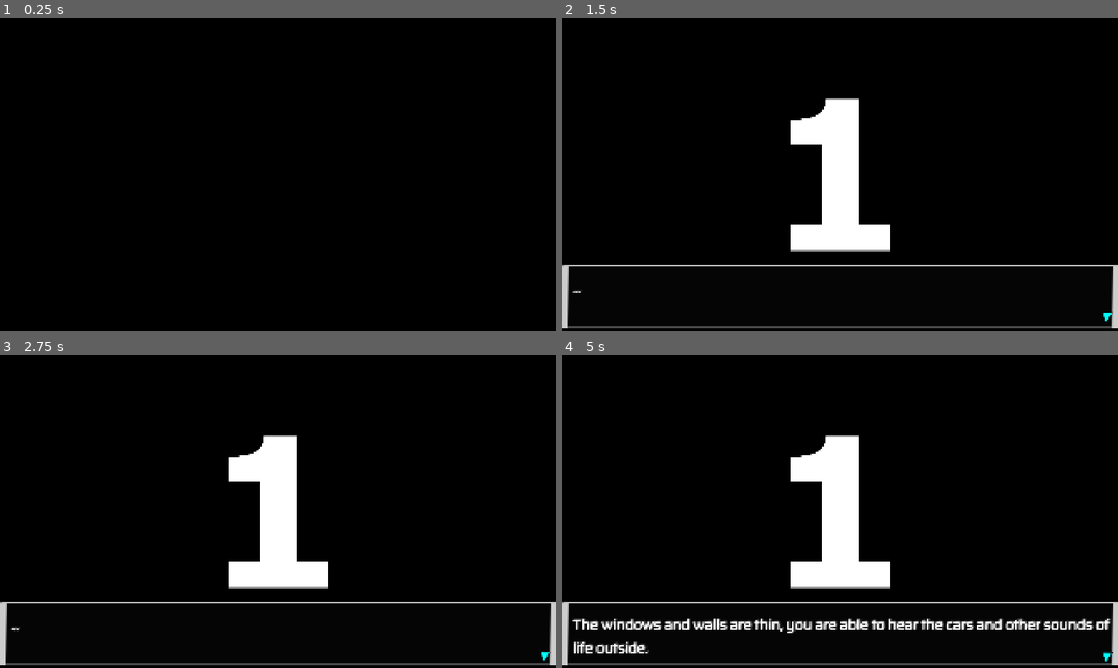
Above: before the commit, frames 1-4 (two rows, left to right).
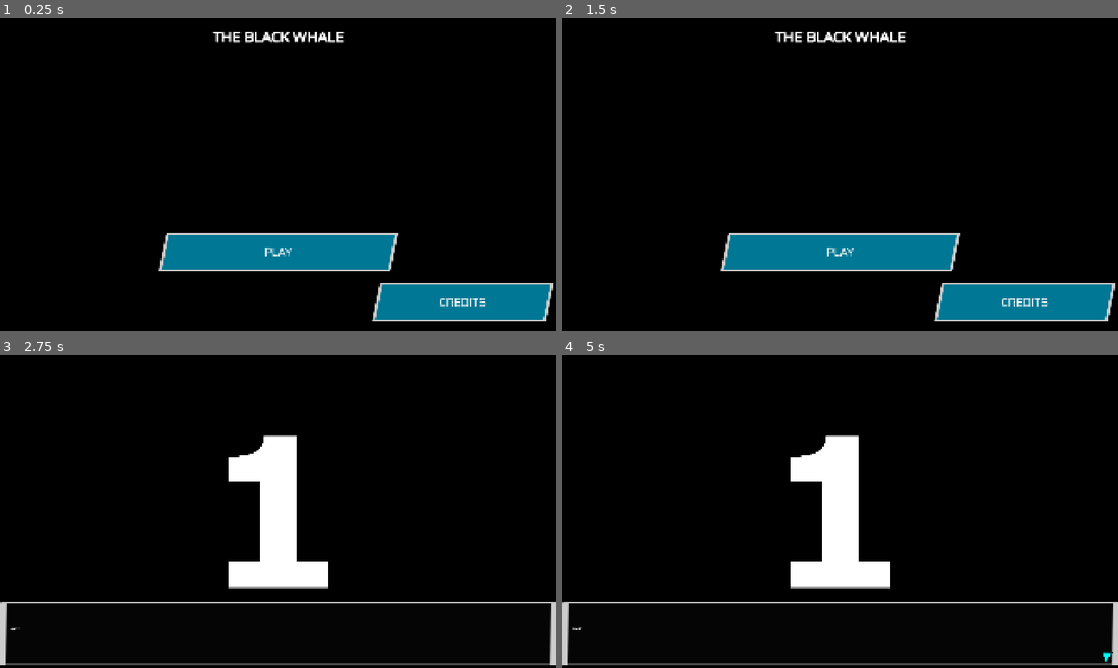
Above: after the commit, the same moments.

Repository: mathew-tran/jamegam50
Game: Godot game, scene res://Scenes/Title.tscn
The game is run twice, just before and just after one commit, with the same random seed, the same clock (stepped at 60 frames per second) and the same inputs.
Inputs (mouse positions are in pixels of both pictures, inside the frame that each line leads up to):
- Up to frame 1 (0.25 s): no input
- Up to frame 2 (1.5 s): click (1023, 302) at 0.5 s, where only the run after the commit has a clickable "CREDITS"; click (840, 299) at 1.25 s, where only the run after the commit has a clickable "BACK"
- Up to frame 3 (2.75 s): click (278, 589) at 2 s, where only the run after the commit has a clickable "PLAY"
- Up to frame 4 (5 s): move the mouse to (962, 495) at 2.77 s; press the mouse at (962, 495) at 2.78 s; tap Enter at 3.5 s; move the mouse to (728, 527) at 3.52 s; release the mouse at (728, 527) at 3.53 s; click (728, 527) at 3.6 s; move the mouse to (895, 442) at 4.27 s; press the mouse at (895, 442) at 4.28 s

The runs differ from the first frame. In frame 1, 9.5% of the frame differs, in the area x 28-100%, y 4-97%; in frame 2, 14%, in the area x 0-100%, y 4-100%; in frame 3, less than 0.1%; in frame 4, 2.7%.

Commit message:
add rough title and credits

Diff:
--- a/Prefabs/Autoload/TransitionScene.tscn
+++ b/Prefabs/Autoload/TransitionScene.tscn
@@ -34,7 +34,7 @@
 "times": PackedFloat32Array(0),
 "transitions": PackedFloat32Array(1),
 "update": 0,
-"values": [Color(1, 1, 1, 1)]
+"values": [Color(1, 1, 1, 0)]
 }
 tracks/1/type = "value"
 tracks/1/imported = false
@@ -161,9 +161,11 @@
 
 [node name="TransitionScene" type="CanvasLayer"]
 process_mode = 3
+layer = 5
 script = ExtResource("1_bfmyn")
 
 [node name="Panel" type="Panel" parent="."]
+modulate = Color(1, 1, 1, 0)
 anchors_preset = 15
 anchor_right = 1.0
 anchor_bottom = 1.0
--- /dev/null
+++ b/Prefabs/UI/BackButton.tscn
@@ -0,0 +1,53 @@
+[gd_scene load_steps=6 format=3 uid="uid://dpcgwym0cahl1"]
+
+[ext_resource type="Script" uid="uid://cq1krp4pwrwq5" path="res://Scripts/UI/BackButton.gd" id="1_uixbd"]
+[ext_resource type="FontFile" uid="uid://b2vygowa6rqn7" path="res://Font/Saira-VariableFont_wdth,wght.ttf" id="2_oa77l"]
+
+[sub_resource type="StyleBoxFlat" id="StyleBoxFlat_inmwa"]
+bg_color = Color(0, 0.710205, 0.879495, 1)
+skew = Vector2(0.2, 0)
+border_width_left = 30
+border_width_top = 5
+border_width_right = 15
+border_width_bottom = 5
+
+[sub_resource type="StyleBoxFlat" id="StyleBoxFlat_8sggi"]
+bg_color = Color(7.70092e-07, 0.314119, 0.395782, 1)
+skew = Vector2(0.2, 0)
+border_width_left = 10
+border_width_top = 5
+border_width_right = 10
+border_width_bottom = 5
+
+[sub_resource type="StyleBoxFlat" id="StyleBoxFlat_x1h72"]
+bg_color = Color(0, 0.466325, 0.581661, 1)
+skew = Vector2(0.2, 0)
+border_width_left = 10
+border_width_top = 5
+border_width_right = 10
+border_width_bottom = 5
+
+[node name="Button" type="Button"]
+custom_minimum_size = Vector2(1200, 130)
+theme_override_styles/hover = SubResource("StyleBoxFlat_inmwa")
+theme_override_styles/pressed = SubResource("StyleBoxFlat_8sggi")
+theme_override_styles/normal = SubResource("StyleBoxFlat_x1h72")
+script = ExtResource("1_uixbd")
+
+[node name="Label" type="Label" parent="."]
+layout_mode = 1
+anchors_preset = 15
+anchor_right = 1.0
+anchor_bottom = 1.0
+grow_horizontal = 2
+grow_vertical = 2
+theme_override_colors/font_outline_color = Color(1, 1, 1, 1)
+theme_override_constants/outline_size = 3
+theme_override_fonts/font = ExtResource("2_oa77l")
+theme_override_font_sizes/font_size = 40
+text = "BACK"
+horizontal_alignment = 1
+vertical_alignment = 1
+autowrap_mode = 2
+
+[connection signal="button_up" from="." to="." method="_on_button_up"]
--- /dev/null
+++ b/Prefabs/UI/CreditsButton.tscn
@@ -0,0 +1,53 @@
+[gd_scene load_steps=6 format=3 uid="uid://dltq2sjiowmj1"]
+
+[ext_resource type="Script" uid="uid://7t0ww03ew5b5" path="res://Scripts/UI/CreditsButton.gd" id="1_200ox"]
+[ext_resource type="FontFile" uid="uid://b2vygowa6rqn7" path="res://Font/Saira-VariableFont_wdth,wght.ttf" id="2_22dmc"]
+
+[sub_resource type="StyleBoxFlat" id="StyleBoxFlat_inmwa"]
+bg_color = Color(0, 0.710205, 0.879495, 1)
+skew = Vector2(0.2, 0)
+border_width_left = 30
+border_width_top = 5
+border_width_right = 15
+border_width_bottom = 5
+
+[sub_resource type="StyleBoxFlat" id="StyleBoxFlat_8sggi"]
+bg_color = Color(7.70092e-07, 0.314119, 0.395782, 1)
+skew = Vector2(0.2, 0)
+border_width_left = 10
+border_width_top = 5
+border_width_right = 10
+border_width_bottom = 5
+
+[sub_resource type="StyleBoxFlat" id="StyleBoxFlat_x1h72"]
+bg_color = Color(0, 0.466325, 0.581661, 1)
+skew = Vector2(0.2, 0)
+border_width_left = 10
+border_width_top = 5
+border_width_right = 10
+border_width_bottom = 5
+
+[node name="Button" type="Button"]
+custom_minimum_size = Vector2(600, 100)
+theme_override_styles/hover = SubResource("StyleBoxFlat_inmwa")
+theme_override_styles/pressed = SubResource("StyleBoxFlat_8sggi")
+theme_override_styles/normal = SubResource("StyleBoxFlat_x1h72")
+script = ExtResource("1_200ox")
+
+[node name="Label" type="Label" parent="."]
+layout_mode = 1
+anchors_preset = 15
+anchor_right = 1.0
+anchor_bottom = 1.0
+grow_horizontal = 2
+grow_vertical = 2
+theme_override_colors/font_outline_color = Color(1, 1, 1, 1)
+theme_override_constants/outline_size = 3
+theme_override_fonts/font = ExtResource("2_22dmc")
+theme_override_font_sizes/font_size = 40
+text = "CREDITS"
+horizontal_alignment = 1
+vertical_alignment = 1
+autowrap_mode = 2
+
+[connection signal="button_up" from="." to="." method="_on_button_up"]
--- /dev/null
+++ b/Prefabs/UI/PlayButton.tscn
@@ -0,0 +1,53 @@
+[gd_scene load_steps=6 format=3 uid="uid://co7q8kbeob27x"]
+
+[ext_resource type="Script" uid="uid://bplq5rkl8jr0o" path="res://Scripts/UI/PlayButton.gd" id="1_m6ket"]
+[ext_resource type="FontFile" uid="uid://b2vygowa6rqn7" path="res://Font/Saira-VariableFont_wdth,wght.ttf" id="2_ycrph"]
+
+[sub_resource type="StyleBoxFlat" id="StyleBoxFlat_inmwa"]
+bg_color = Color(0, 0.710205, 0.879495, 1)
+skew = Vector2(0.2, 0)
+border_width_left = 30
+border_width_top = 5
+border_width_right = 15
+border_width_bottom = 5
+
+[sub_resource type="StyleBoxFlat" id="StyleBoxFlat_8sggi"]
+bg_color = Color(7.70092e-07, 0.314119, 0.395782, 1)
+skew = Vector2(0.2, 0)
+border_width_left = 10
+border_width_top = 5
+border_width_right = 10
+border_width_bottom = 5
+
+[sub_resource type="StyleBoxFlat" id="StyleBoxFlat_x1h72"]
+bg_color = Color(0, 0.466325, 0.581661, 1)
+skew = Vector2(0.2, 0)
+border_width_left = 10
+border_width_top = 5
+border_width_right = 10
+border_width_bottom = 5
+
+[node name="Button" type="Button"]
+custom_minimum_size = Vector2(800, 130)
+theme_override_styles/hover = SubResource("StyleBoxFlat_inmwa")
+theme_override_styles/pressed = SubResource("StyleBoxFlat_8sggi")
+theme_override_styles/normal = SubResource("StyleBoxFlat_x1h72")
+script = ExtResource("1_m6ket")
+
+[node name="Label" type="Label" parent="."]
+layout_mode = 1
+anchors_preset = 15
+anchor_right = 1.0
+anchor_bottom = 1.0
+grow_horizontal = 2
+grow_vertical = 2
+theme_override_colors/font_outline_color = Color(1, 1, 1, 1)
+theme_override_constants/outline_size = 3
+theme_override_fonts/font = ExtResource("2_ycrph")
+theme_override_font_sizes/font_size = 40
+text = "PLAY"
+horizontal_alignment = 1
+vertical_alignment = 1
+autowrap_mode = 2
+
+[connection signal="button_up" from="." to="." method="_on_button_up"]
--- /dev/null
+++ b/Scenes/Credits.tscn
@@ -0,0 +1,267 @@
+[gd_scene load_steps=3 format=3 uid="uid://b3tmsvgmhp2ht"]
+
+[ext_resource type="FontFile" uid="uid://b2vygowa6rqn7" path="res://Font/Saira-VariableFont_wdth,wght.ttf" id="1_i8h6y"]
+[ext_resource type="PackedScene" uid="uid://dpcgwym0cahl1" path="res://Prefabs/UI/BackButton.tscn" id="2_xbebw"]
+
+[node name="Credits" type="Node2D"]
+
+[node name="CanvasLayer" type="CanvasLayer" parent="."]
+
+[node name="Label" type="Label" parent="CanvasLayer"]
+anchors_preset = 5
+anchor_left = 0.5
+anchor_right = 0.5
+offset_left = -32.0
+offset_right = 32.0
+offset_bottom = 23.0
+grow_horizontal = 2
+theme_override_colors/font_outline_color = Color(1, 1, 1, 1)
+theme_override_constants/outline_size = 10
+theme_override_fonts/font = ExtResource("1_i8h6y")
+theme_override_font_sizes/font_size = 50
+text = "CREDITS"
+
+[node name="Panel" type="Panel" parent="CanvasLayer"]
+custom_minimum_size = Vector2(1020, 700)
+anchors_preset = 8
+anchor_left = 0.5
+anchor_top = 0.5
+anchor_right = 0.5
+anchor_bottom = 0.5
+offset_left = -459.5
+offset_top = -345.5
+offset_right = 459.5
+offset_bottom = 345.5
+grow_horizontal = 2
+grow_vertical = 2
+
+[node name="ScrollContainer" type="ScrollContainer" parent="CanvasLayer/Panel"]
+layout_mode = 0
+offset_right = 1020.0
+offset_bottom = 696.0
+
+[node name="VBoxContainer2" type="VBoxContainer" parent="CanvasLayer/Panel/ScrollContainer"]
+layout_mode = 2
+
+[node name="VBoxContainer" type="GridContainer" parent="CanvasLayer/Panel/ScrollContainer/VBoxContainer2"]
+custom_minimum_size = Vector2(1000, 200)
+layout_mode = 2
+theme_override_constants/h_separation = 6
+theme_override_constants/v_separation = 22
+columns = 2
+
+[node name="Title" type="Label" parent="CanvasLayer/Panel/ScrollContainer/VBoxContainer2/VBoxContainer"]
+custom_minimum_size = Vector2(500, 0)
+layout_mode = 2
+theme_override_colors/font_outline_color = Color(1, 1, 1, 1)
+theme_override_constants/outline_size = 10
+theme_override_fonts/font = ExtResource("1_i8h6y")
+theme_override_font_sizes/font_size = 50
+text = "Composer / SFX"
+horizontal_alignment = 1
+
+[node name="Person" type="Label" parent="CanvasLayer/Panel/ScrollContainer/VBoxContainer2/VBoxContainer"]
+custom_minimum_size = Vector2(500, 0)
+layout_mode = 2
+theme_override_colors/font_outline_color = Color(1, 1, 1, 1)
+theme_override_constants/outline_size = 10
+theme_override_fonts/font = ExtResource("1_i8h6y")
+theme_override_font_sizes/font_size = 50
+text = "Cameron"
+horizontal_alignment = 1
+
+[node name="Title2" type="Label" parent="CanvasLayer/Panel/ScrollContainer/VBoxContainer2/VBoxContainer"]
+custom_minimum_size = Vector2(500, 0)
+layout_mode = 2
+theme_override_colors/font_outline_color = Color(1, 1, 1, 1)
+theme_override_constants/outline_size = 10
+theme_override_fonts/font = ExtResource("1_i8h6y")
+theme_override_font_sizes/font_size = 50
+text = "Narrative Designer"
+horizontal_alignment = 1
+
+[node name="Person2" type="Label" parent="CanvasLayer/Panel/ScrollContainer/VBoxContainer2/VBoxContainer"]
+custom_minimum_size = Vector2(500, 0)
+layout_mode = 2
+theme_override_colors/font_outline_color = Color(1, 1, 1, 1)
+theme_override_constants/outline_size = 10
+theme_override_fonts/font = ExtResource("1_i8h6y")
+theme_override_font_sizes/font_size = 50
+text = "Marrit"
+horizontal_alignment = 1
+
+[node name="Title3" type="Label" parent="CanvasLayer/Panel/ScrollContainer/VBoxContainer2/VBoxContainer"]
+custom_minimum_size = Vector2(500, 0)
+layout_mode = 2
+theme_override_colors/font_outline_color = Color(1, 1, 1, 1)
+theme_override_constants/outline_size = 10
+theme_override_fonts/font = ExtResource("1_i8h6y")
+theme_override_font_sizes/font_size = 50
+text = "2D Artist"
+horizontal_alignment = 1
+
+[node name="Person3" type="Label" parent="CanvasLayer/Panel/ScrollContainer/VBoxContainer2/VBoxContainer"]
+custom_minimum_size = Vector2(500, 0)
+layout_mode = 2
+theme_override_colors/font_outline_color = Color(1, 1, 1, 1)
+theme_override_constants/outline_size = 10
+theme_override_fonts/font = ExtResource("1_i8h6y")
+theme_override_font_sizes/font_size = 50
+text = "Sok"
+horizontal_alignment = 1
+
+[node name="Title4" type="Label" parent="CanvasLayer/Panel/ScrollContainer/VBoxContainer2/VBoxContainer"]
+custom_minimum_size = Vector2(500, 0)
+layout_mode = 2
+theme_override_colors/font_outline_color = Color(1, 1, 1, 1)
+theme_override_constants/outline_size = 10
+theme_override_fonts/font = ExtResource("1_i8h6y")
+theme_override_font_sizes/font_size = 50
+text = "Programmer"
+horizontal_alignment = 1
+
+[node name="Person4" type="Label" parent="CanvasLayer/Panel/ScrollContainer/VBoxContainer2/VBoxContainer"]
+custom_minimum_size = Vector2(500, 0)
+layout_mode = 2
+theme_override_colors/font_outline_color = Color(1, 1, 1, 1)
+theme_override_constants/outline_size = 10
+theme_override_fonts/font = ExtResource("1_i8h6y")
+theme_override_font_sizes/font_size = 50
+text = "Mathew Tran"
+horizontal_alignment = 1
+
+[node name="Title5" type="Label" parent="CanvasLayer/Panel/ScrollContainer/VBoxContainer2"]
+custom_minimum_size = Vector2(500, 0)
+layout_mode = 2
+theme_override_colors/font_outline_color = Color(1, 1, 1, 1)
+theme_override_constants/outline_size = 10
+theme_override_fonts/font = ExtResource("1_i8h6y")
+theme_override_font_sizes/font_size = 30
+text = "
+Other Licenses
+"
+horizontal_alignment = 1
+autowrap_mode = 2
+
+[node name="Title6" type="Label" parent="CanvasLayer/Panel/ScrollContainer/VBoxContainer2"]
+custom_minimum_size = Vector2(500, 0)
+layout_mode = 2
+theme_override_colors/font_outline_color = Color(1, 1, 1, 1)
+theme_override_constants/outline_size = 10
+theme_override_fonts/font = ExtResource("1_i8h6y")
+theme_override_font_sizes/font_size = 30
+text = "Outline Shader (MIT) - https://godotshaders.com/shader/2d-circular-outline-shader/
+"
+horizontal_alignment = 1
+autowrap_mode = 2
+
+[node name="Title7" type="Label" parent="CanvasLayer/Panel/ScrollContainer/VBoxContainer2"]
+custom_minimum_size = Vector2(500, 0)
+layout_mode = 2
+theme_override_colors/font_outline_color = Color(1, 1, 1, 1)
+theme_override_constants/outline_size = 10
+theme_override_fonts/font = ExtResource("1_i8h6y")
+theme_override_font_sizes/font_size = 30
+text = "SAIRA FONT
+Copyright 2020 The Saira Project Authors (https://github.com/Omnibus-Type/Saira)
+
+This Font Software is licensed under the SIL Open Font License, Version 1.1.
+This license is copied below, and is also available with a FAQ at:
+https://openfontlicense.org
+
+
+-----------------------------------------------------------
+SIL OPEN FONT LICENSE Version 1.1 - 26 February 2007
+-----------------------------------------------------------
+
+PREAMBLE
+The goals of the Open Font License (OFL) are to stimulate worldwide
+development of collaborative font projects, to support the font creation
+efforts of academic and linguistic communities, and to provide a free and
+open framework in which fonts may be shared and improved in partnership
+with others.
+
+The OFL allows the licensed fonts to be used, studied, modified and
+redistributed freely as long as they are not sold by themselves. The
+fonts, including any derivative works, can be bundled, embedded,
+redistributed and/or sold with any software provided that any reserved
+names are not used by derivative works. The fonts and derivatives,
+however, cannot be released under any other type of license. The
+requirement for fonts to remain under this license does not apply
+to any document created using the fonts or their derivatives.
+
+DEFINITIONS
+\"Font Software\" refers to the set of files released by the Copyright
+Holder(s) under this license and clearly marked as such. This may
+include source files, build scripts and documentation.
+
+\"Reserved Font Name\" refers to any names specified as such after the
+copyright statement(s).
+
+\"Original Version\" refers to the collection of Font Software components as
+distributed by the Copyright Holder(s).
+
+\"Modified Version\" refers to any derivative made by adding to, deleting,
+or substituting -- in part or in whole -- any of the components of the
+Original Version, by changing formats or by porting the Font Software to a
+new environment.
+
+\"Author\" refers to any designer, engineer, programmer, technical
+writer or other person who contributed to the Font Software.
+
+PERMISSION & CONDITIONS
+Permission is hereby granted, free of charge, to any person obtaining
+a copy of the Font Software, to use, study, copy, merge, embed, modify,
+redistribute, and sell modified and unmodified copies of the Font
+Software, subject to the following conditions:
+
+1) Neither the Font Software nor any of its individual components,
+in Original or Modified Versions, may be sold by itself.
+
+2) Original or Modified Versions of the Font Software may be bundled,
+redistributed and/or sold with any software, provided that each copy
+contains the above copyright notice and this license. These can be
+included either as stand-alone text files, human-readable headers or
+in the appropriate machine-readable metadata fields within text or
+binary files as long as those fields can be easily viewed by the user.
+
+3) No Modified Version of the Font Software may use the Reserved Font
+Name(s) unless explicit written permission is granted by the corresponding
+Copyright Holder. This restriction only applies to the primary font name as
+presented to the users.
+
+4) The name(s) of the Copyright Holder(s) or the Author(s) of the Font
+Software shall not be used to promote, endorse or advertise any
+Modified Version, except to acknowledge the contribution(s) of the
+Copyright Holder(s) and the Author(s) or with their explicit written
+permission.
+
+5) The Font Software, modified or unmodified, in part or in whole,
+must be distributed entirely under this license, and must not be
+distributed under any other license. The requirement for fonts to
+remain under this license does not apply to any document created
+using the Font Software.
+
+TERMINATION
+This license becomes null and void if any of the above conditions are
+not met.
+
+DISCLAIMER
+THE FONT SOFTWARE IS PROVIDED \"AS IS\", WITHOUT WARRANTY OF ANY KIND,
+EXPRESS OR IMPLIED, INCLUDING BUT NOT LIMITED TO ANY WARRANTIES OF
+MERCHANTABILITY, FITNESS FOR A PARTICULAR PURPOSE AND NONINFRINGEMENT
+OF COPYRIGHT, PATENT, TRADEMARK, OR OTHER RIGHT. IN NO EVENT SHALL THE
+COPYRIGHT HOLDER BE LIABLE FOR ANY CLAIM, DAMAGES OR OTHER LIABILITY,
+INCLUDING ANY GENERAL, SPECIAL, INDIRECT, INCIDENTAL, OR CONSEQUENTIAL
+DAMAGES, WHETHER IN AN ACTION OF CONTRACT, TORT OR OTHERWISE, ARISING
+FROM, OUT OF THE USE OR INABILITY TO USE THE FONT SOFTWARE OR FROM
+OTHER DEALINGS IN THE FONT SOFTWARE.
+"
+horizontal_alignment = 1
+autowrap_mode = 2
+
+[node name="Button" parent="." instance=ExtResource("2_xbebw")]
+offset_left = 354.0
+offset_top = 908.0
+offset_right = 1554.0
+offset_bottom = 1038.0
--- a/Scenes/Part11-OnTheStreets.tscn
+++ b/Scenes/Part11-OnTheStreets.tscn
@@ -89,7 +89,7 @@
 [node name="Node2D" type="Node2D"]
 script = ExtResource("1_1slwb")
 StartingCutScene = Array[ExtResource("6_5fu11")]([SubResource("Resource_ih121"), SubResource("Resource_bn4lc"), SubResource("Resource_1slwb"), SubResource("Resource_iotay"), SubResource("Resource_d10xs"), SubResource("Resource_1ddwr")])
-Delay = -1.0
+Delay = 5.0
 PostTransitionScene = "uid://b0c7oohliswdv"
 
 [node name="Node2D" type="Node2D" parent="."]
--- a/Scenes/Title.tscn
+++ b/Scenes/Title.tscn
@@ -1,13 +1,15 @@
-[gd_scene load_steps=3 format=3 uid="uid://bjwc1x8a33x0h"]
+[gd_scene load_steps=6 format=3 uid="uid://bjwc1x8a33x0h"]
 
 [ext_resource type="Script" uid="uid://cgh7midq3rr6c" path="res://Scripts/Title.gd" id="1_tochr"]
+[ext_resource type="PackedScene" uid="uid://co7q8kbeob27x" path="res://Prefabs/UI/PlayButton.tscn" id="2_phf2g"]
+[ext_resource type="PackedScene" uid="uid://dltq2sjiowmj1" path="res://Prefabs/UI/CreditsButton.tscn" id="3_6khh7"]
+[ext_resource type="FontFile" uid="uid://b2vygowa6rqn7" path="res://Font/Saira-VariableFont_wdth,wght.ttf" id="4_bwrlp"]
 
 [sub_resource type="StyleBoxFlat" id="StyleBoxFlat_phf2g"]
 bg_color = Color(0, 0, 0, 1)
 
 [node name="Node2D" type="CanvasLayer"]
 script = ExtResource("1_tochr")
-SceneToChangeTo = "uid://cnsfdc5wb0cb1"
 
 [node name="Panel" type="Panel" parent="."]
 anchors_preset = 15
@@ -16,3 +18,37 @@
 grow_horizontal = 2
 grow_vertical = 2
 theme_override_styles/panel = SubResource("StyleBoxFlat_phf2g")
+
+[node name="Button" parent="." instance=ExtResource("2_phf2g")]
+anchors_preset = 7
+anchor_left = 0.5
+anchor_top = 1.0
+anchor_right = 0.5
+anchor_bottom = 1.0
+offset_left = -400.0
+offset_top = -338.0
+offset_right = 400.0
+offset_bottom = -208.0
+grow_horizontal = 2
+grow_vertical = 0
+
+[node name="Button2" parent="." instance=ExtResource("3_6khh7")]
+offset_left = 1297.0
+offset_top = 915.0
+offset_right = 1897.0
+offset_bottom = 1045.0
+
+[node name="Label" type="Label" parent="."]
+anchors_preset = 5
+anchor_left = 0.5
+anchor_right = 0.5
+offset_left = -226.5
+offset_top = 23.0
+offset_right = 226.5
+offset_bottom = 102.0
+grow_horizontal = 2
+theme_override_colors/font_outline_color = Color(1, 1, 1, 1)
+theme_override_constants/outline_size = 10
+theme_override_fonts/font = ExtResource("4_bwrlp")
+theme_override_font_sizes/font_size = 50
+text = "THE BLACK WHALE"
--- a/Scripts/SceneSwitchListener.gd
+++ b/Scripts/SceneSwitchListener.gd
@@ -8,4 +8,5 @@
 
 func OnFlagSet(flagData):
 	if flagData == FlagToListenTo:
+		await get_tree().create_timer(0.5).timeout
 		TransitionScene.TransitionToScene(load(SceneToGoTo))
--- a/Scripts/Title.gd
+++ b/Scripts/Title.gd
@@ -1,6 +1,4 @@
 extends CanvasLayer
 
-@export_file("*.tscn") var SceneToChangeTo
-
 func _ready() -> void:
-	TransitionScene.TransitionToScene(load(SceneToChangeTo))
+	Jukebox.PlayMusic(JukeboxPlayer.MUSIC_TYPE.DREAM)
--- /dev/null
+++ b/Scripts/UI/BackButton.gd
@@ -0,0 +1,4 @@
+extends Button
+
+func _on_button_up() -> void:
+	get_tree().change_scene_to_packed(load("res://Scenes/Title.tscn"))
--- /dev/null
+++ b/Scripts/UI/CreditsButton.gd
@@ -0,0 +1,4 @@
+extends Button
+
+func _on_button_up() -> void:
+	get_tree().change_scene_to_packed(load("res://Scenes/Credits.tscn"))
--- /dev/null
+++ b/Scripts/UI/PlayButton.gd
@@ -0,0 +1,4 @@
+extends Button
+
+func _on_button_up() -> void:
+	TransitionScene.TransitionToScene(load("res://Scenes/Part1-Home.tscn"))
Not shown, added: Scripts/UI/BackButton.gd.uid
Not shown, added: Scripts/UI/CreditsButton.gd.uid
Not shown, added: Scripts/UI/PlayButton.gd.uid
